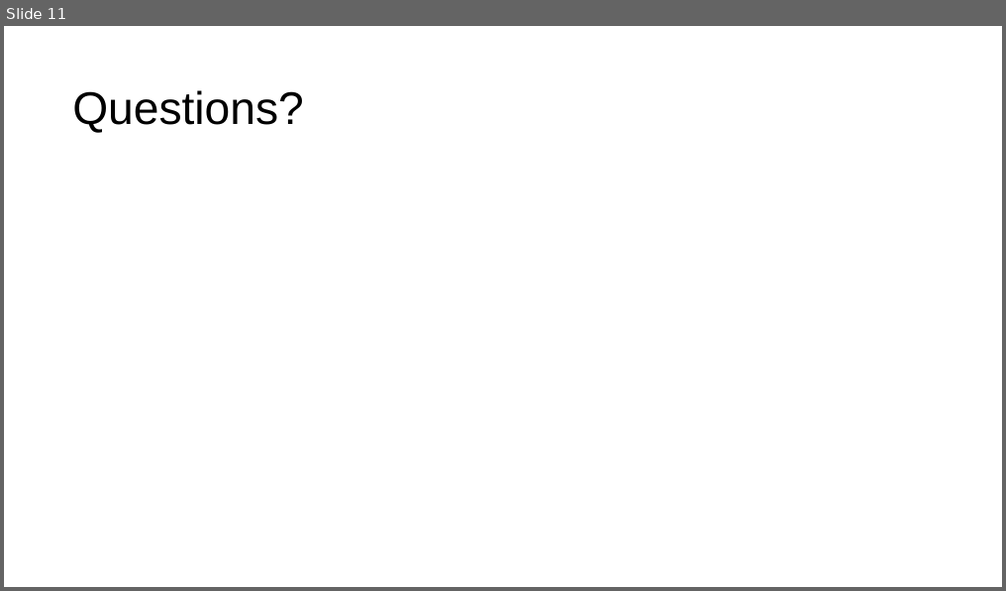
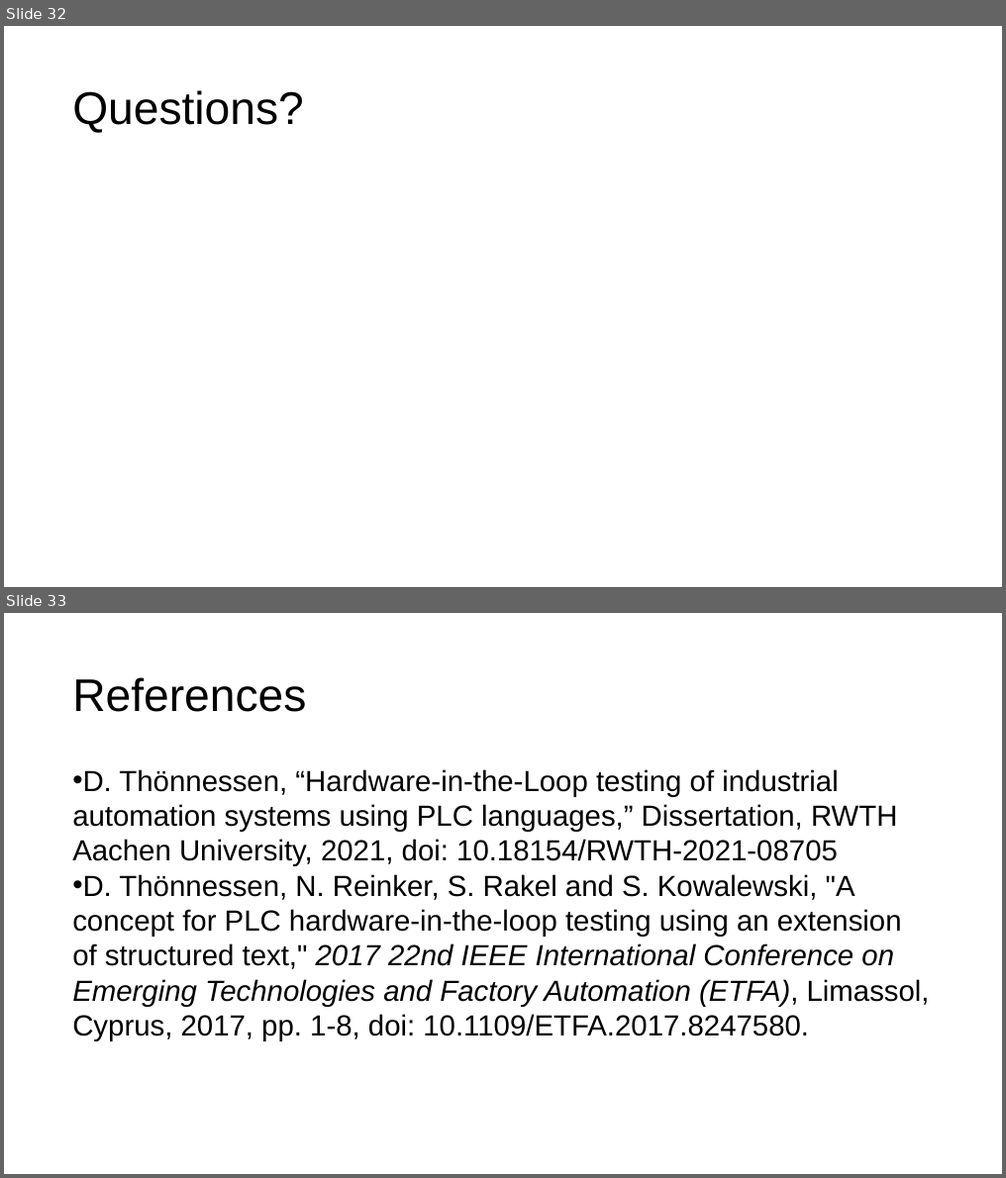
Before and after one commit to GNPower/TestpointDSL, a slide deck: Seminar Presentation/DSL for HIL Testing.pptx. Shown one above the other, each under a label of ours: slide 11 before the commit, slides 32 and 33 after it. The pictures are 1006x591 and 1006x1178 pixels, drawn with LibreOffice and Linux fonts; fonts in the diff are those of the drawing. Boxes give left, top, right and bottom in pixels: in the first picture for what was removed or moved away, otherwise in the second. Text is boxed around its words. In the diff, an @@ line names an element or a change of style, - is before the commit and + after.

```diff
--- a/Seminar Presentation/DSL for HIL Testing.pptx
+++ b/Seminar Presentation/DSL for HIL Testing.pptx
@@ slide 33 added at box(4, 613, 1002, 1174), background #FFFFFF @@
@@ title added at box(72, 677, 306, 712), 44 pt, text #000000 @@
+References
@@ text added at box(72, 769, 930, 1042), 28 pt, text #000000 @@
+• D. Thönnessen, “Hardware-in-the-Loop testing of industrial automation systems using PLC languages,” Dissertation, RWTH Aachen University, 2021, doi: 10.18154/RWTH-2021-08705
+• D. Thönnessen, N. Reinker, S. Rakel and S. Kowalewski, "A concept for PLC hardware-in-the-loop testing using an extension of structured text," 2017 22nd IEEE International Conference on Emerging Technologies and Factory Automation (ETFA), Limassol, Cyprus, 2017, pp. 1-8, doi: 10.1109/ETFA.2017.8247580.
@@ what was slide 11 is now slide 32 @@
```
Also in this commit, not shown: 5 slides changed, 21 other slides added, 18 other files.
